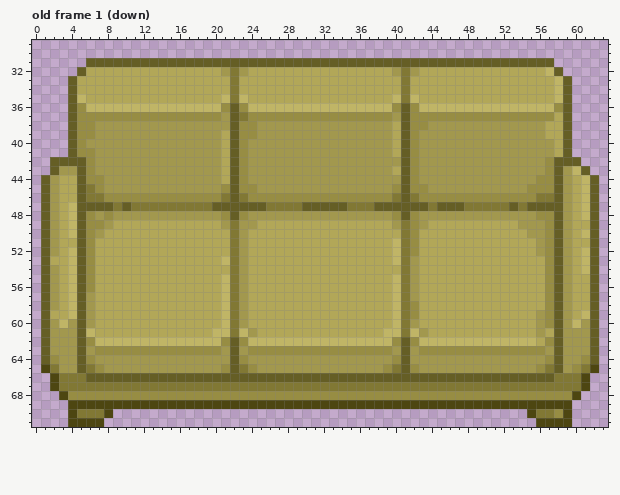
Pixel-art file: art/furniture/purple/green_couch.aseprite. The picture above is the old version.
64x72 pixels, 3 frames. Shown: old frame 1 (down): x 0..63, y 29..71. The commit also changed other frames, which this record leaves out.
After:
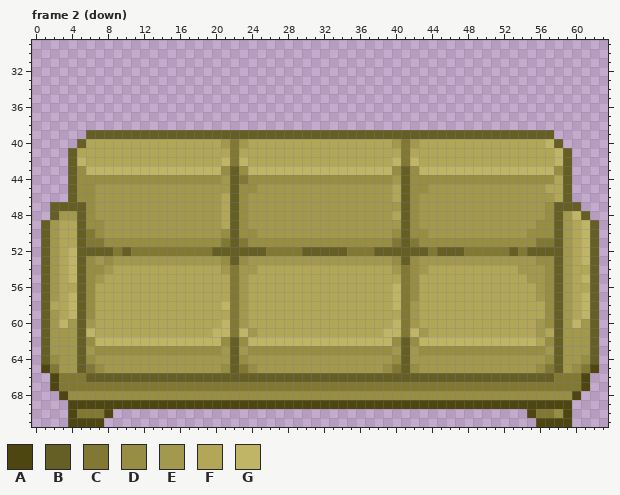
Palette (. is transparent): A #4d4611  B #655e25  C #817834  D #978d43  E #a2984e  F #b2a758  G #c0b566
A new or re-ordered frame is compared with the old frame closest to it.
The exact change:
frames re-ordered
--- frame 2 (down) against old frame 1 (down)
@@ x 0..63 @@
 30 ................................................................
-31 ......BBBBBBBBBBBBBBBBBBBBBBBBBBBBBBBBBBBBBBBBBBBBBBBBBBBB......
-32 .....BFFFFFFFFFFFFFFFECEFFFFFFFFFFFFFFFFECEFFFFFFFFFFFFFFGB.....
-33 ....BFFFFFFFFFFFFFFFFFCFFFFFFFFFFFFFFFFFFCFFFFFFFFFFFFFFFFGB....
-34 ....BFFFFFFFFFFFFFFFFFCFFFFFFFFFFFFFFFFFFCFFFFFFFFFFFFFFFFGB....
-35 ....BGFFFFFFFFFFFFFFFGCGFFFFFFFFFFFFFFFFGCGFFFFFFFFFFFFFFFGB....
-36 ....BDGGGGGGGGGGGGGGGDBDGGGGGGGGGGGGGGGGDBDGGGGGGGGGGGGGGGDB....
-37 ....BDDDDDDDDDDDDDDDDEBCDDDDDDDDDDDDDDDDEBDDDDDDDDDDDDDDDDFB....
-38 ....BDDEEEEEEEEEEEEEEEBDDEEEEEEEEEEEEEEEFBDDEEEEEEEEEEEEEFFB....
-39 ....BDDEEEEEEEEEEEEEEFBDDEEEEEEEEEEEEEEEFBDEEEEEEEEEEEEEEFFB....
-40 ....BDEEEEEEEEEEEEEEEFBDEEEEEEEEEEEEEEEEFBDEEEEEEEEEEEEEEEFB....
-41 ....BDDEEEEEEEEEEEEEEFBDEEEEEEEEEEEEEEEEFBDEEEEEEEEEEEEEEEFB....
-42 ..BBBBDEEEEEEEEEEEEEEFBDEEEEEEEEEEEEEEEEEBDEEEEEEEEEEEEEEDBBB...
-43 ..BEEBDEEEEEEEEEEEEEEFBDEEEEEEEEEEEEEEEEFBDEEEEEEEEEEEEEEDBEGB..
-44 .BEFFBDDEEEEEEEEEEEEEFBDEEEEEEEEEEEEEEEEEBDEEEEEEEEEEEEEDDBEFGB.
-45 .BEFFBCDEEEEEEEEEEEEEDBDDEEEEEEEEEEEEEEEDBDDEEEEEEEEEEEDDDBEFGB.
-46 .BEFFBCCDDDDDDDDDDDDDCBCDDDDDDDDDDDDDDDDCBCDDDDDDDDDDDDDCCBEFGB.
-47 .BEFGBBBBCBCCCCCCCCCBBBBBBCCCCBBBBBCCCBBBBBBCBBBCCCCCBCBBBBEFGB.
-48 .BEFGBDEDEEEEEEEEEEEEDBDEEEEEEEEEEEEEEEEDBDEEEEEEEEEEEEEDDBEFGB.
-49 .BEFGBDDEFFFFFFFFFFFFECEEFFFFFFFFFFFFFFFECDEFFFFFFFFFFEEEDBEFFB.
-50 .BEFGBDEFFFFFFFFFFFFFFCEFFFFFFFFFFFFFFFFFCDFFFFFFFFFFFFEEDBEFGB.
-51 .BEFFBDFFFFFFFFFFFFFFFCEFFFFFFFFFFFFFFFFGCDFFFFFFFFFFFFFEDBEFFB.
-52 .BEFGBDFFFFFFFFFFFFFFFCEFFFFFFFFFFFFFFFFGCDFFFFFFFFFFFFFEDBEFGB.
-53 .BFFGBDFFFFFFFFFFFFFFGCEFFFFFFFFFFFFFFFFGCEFFFFFFFFFFFFFFDBEFGB.
-54 .BEFGBDFFFFFFFFFFFFFFFCEFFFFFFFFFFFFFFFFFCEFFFFFFFFFFFFFFDBEFGB.
-55 .BEFGBDFFFFFFFFFFFFFFGCEFFFFFFFFFFFFFFFFGCEFFFFFFFFFFFFFFDBEFFB.
-56 .BEFGBDFFFFFFFFFFFFFFGCEFFFFFFFFFFFFFFFFGCEFFFFFFFFFFFFFFDBEFFB.
-57 .BEFGBEFFFFFFFFFFFFFFGCEFFFFFFFFFFFFFFFFGCEFFFFFFFFFFFFFFDBEFFB.
-58 .BEFGBEFFFFFFFFFFFFFFGCEFFFFFFFFFFFFFFFFGCDFFFFFFFFFFFFFFDBEFFB.
-59 .BFFGBEFFFFFFFFFFFFFFGCEFFFFFFFFFFFFFFFFGCDFFFFFFFFFFFFFEDBEFGB.
+31 ................................................................
+32 ................................................................
+33 ................................................................
+34 ................................................................
+35 ................................................................
+36 ................................................................
+37 ................................................................
+38 ................................................................
+39 ......BBBBBBBBBBBBBBBBBBBBBBBBBBBBBBBBBBBBBBBBBBBBBBBBBBBB......
+40 .....BFFFFFFFFFFFFFFFECEFFFFFFFFFFFFFFFFECEFFFFFFFFFFFFFFGB.....
+41 ....BFFFFFFFFFFFFFFFFFCFFFFFFFFFFFFFFFFFFCFFFFFFFFFFFFFFFFGB....
+42 ....BGFFFFFFFFFFFFFFFGCGFFFFFFFFFFFFFFFFGCGFFFFFFFFFFFFFFFGB....
+43 ....BDGGGGGGGGGGGGGGGDBDGGGGGGGGGGGGGGGGDBDGGGGGGGGGGGGGGGDB....
+44 ....BDDDDDDDDDDDDDDDDEBCDDDDDDDDDDDDDDDDEBDDDDDDDDDDDDDDDDFB....
+45 ....BDDEEEEEEEEEEEEEEEBDDEEEEEEEEEEEEEEEFBDDEEEEEEEEEEEEEFFB....
+46 ....BDDEEEEEEEEEEEEEEFBDEEEEEEEEEEEEEEEEFBDEEEEEEEEEEEEEEEFB....
+47 ..BBBBDEEEEEEEEEEEEEEFBDEEEEEEEEEEEEEEEEEBDEEEEEEEEEEEEEEDBBB...
+48 ..BEEBDEEEEEEEEEEEEEEFBDEEEEEEEEEEEEEEEEFBDEEEEEEEEEEEEEEDBEGB..
+49 .BEFFBDDEEEEEEEEEEEEEFBDEEEEEEEEEEEEEEEEEBDEEEEEEEEEEEEEDDBEFGB.
+50 .BEFFBCDEEEEEEEEEEEEEDBDDEEEEEEEEEEEEEEEDBDDEEEEEEEEEEEDDDBEFGB.
+51 .BEFFBCCDDDDDDDDDDDDDCBCDDDDDDDDDDDDDDDDCBCDDDDDDDDDDDDDCCBEFGB.
+52 .BEFGBBBBCBCCCCCCCCCBBBBBBCCCCBBBBBCCCBBBBBBCBBBCCCCCBCBBBBEFGB.
+53 .BEFGBDEDEEEEEEEEEEEEDBDEEEEEEEEEEEEEEEEDBDEEEEEEEEEEEEEDDBEFGB.
+54 .BEFGBDDEFFFFFFFFFFFFECEEFFFFFFFFFFFFFFFECDEFFFFFFFFFFEEEDBEFFB.
+55 .BEFGBDEFFFFFFFFFFFFFFCEFFFFFFFFFFFFFFFFFCDFFFFFFFFFFFFEEDBEFGB.
+56 .BEFFBDFFFFFFFFFFFFFFFCEFFFFFFFFFFFFFFFFGCDFFFFFFFFFFFFFEDBEFFB.
+57 .BEFGBDFFFFFFFFFFFFFFFCEFFFFFFFFFFFFFFFFGCDFFFFFFFFFFFFFEDBEFGB.
+58 .BFFGBDFFFFFFFFFFFFFFGCEFFFFFFFFFFFFFFFFGCEFFFFFFFFFFFFFFDBEFGB.
+59 .BEFGBDFFFFFFFFFFFFFFFCEFFFFFFFFFFFFFFFFFCEFFFFFFFFFFFFFFDBEFGB.
 60 .BEGEBEFFFFFFFFFFFFFFGCEFFFFFFFFFFFFFFFFGCEFFFFFFFFFFFFFEDBEGEB.
Boxes around the changes in both pictures, in picture pixels (x1, y1, x2, y2):
changed: (41, 58, 599, 319)
